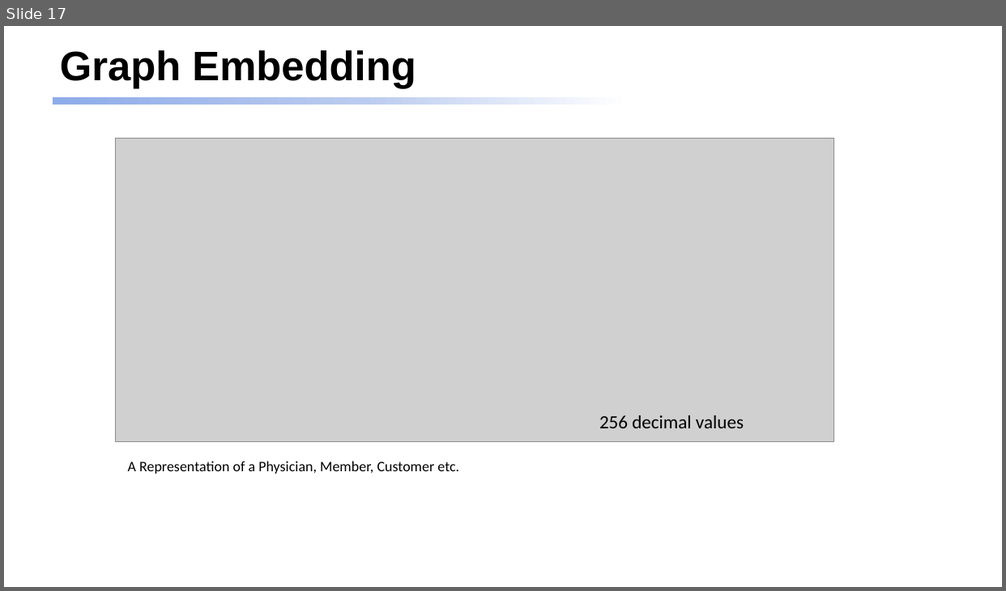
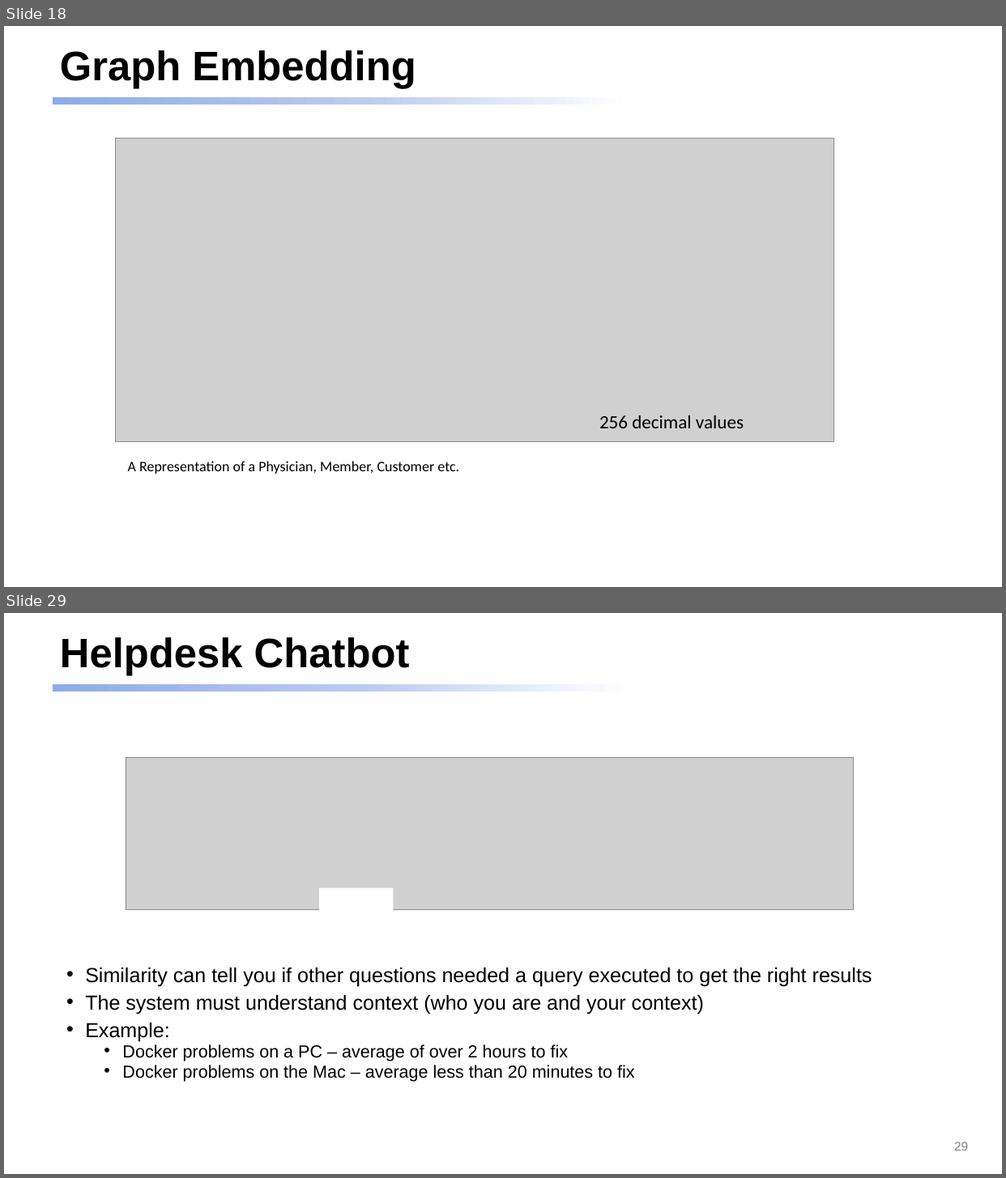
Before and after one commit to dmccreary/genai-arch-patterns, a slide deck: slides/One-Hour-Talk.pptx. Shown one above the other, each under a label of ours: slide 17 before the commit, slides 18 and 29 after it; the slides between them are not shown. The pictures are 1006x591 and 1006x1178 pixels, drawn with LibreOffice and Linux fonts; fonts in the diff are those of the drawing; grey boxes stand for pictures. Boxes give left, top, right and bottom in pixels: in the first picture for what was removed or moved away, otherwise in the second. Text is boxed around its words. In the diff, an @@ line names an element or a change of style, - is before the commit and + after.

```diff
--- a/slides/One-Hour-Talk.pptx
+++ b/slides/One-Hour-Talk.pptx
@@ slide 29 added at <box>4,613,1002,1174</box>, background #FFFFFF; not listed: 1 template element that a slide beside it also shows @@
@@ title added at <box>60,637,410,675</box>, 39.6 pt, text #000000, bold @@
+Helpdesk Chatbot
@@ picture added at <box>126,757,853,910</box> @@
@@ rectangle added at <box>319,888,394,910</box>, fill #FFFFFF @@
@@ text added at <box>85,967,872,1082</box>, 19.6 pt, text #000000 @@
+• Similarity can tell you if other questions needed a query executed to get the right results
+• The system must understand context (who you are and your context)
+• Example:
+  • Docker problems on a PC – average of over 2 hours to fix
+  • Docker problems on the Mac – average less than 20 minutes to fix
@@ page number added at <box>954,1142,968,1151</box>, 12 pt, text #808080 @@
+29
@@ what was slide 17 is now slide 18 @@
```
Also in this commit, not shown: 23 slides changed, 4 other slides added, 1 slide removed, 7 other files.
